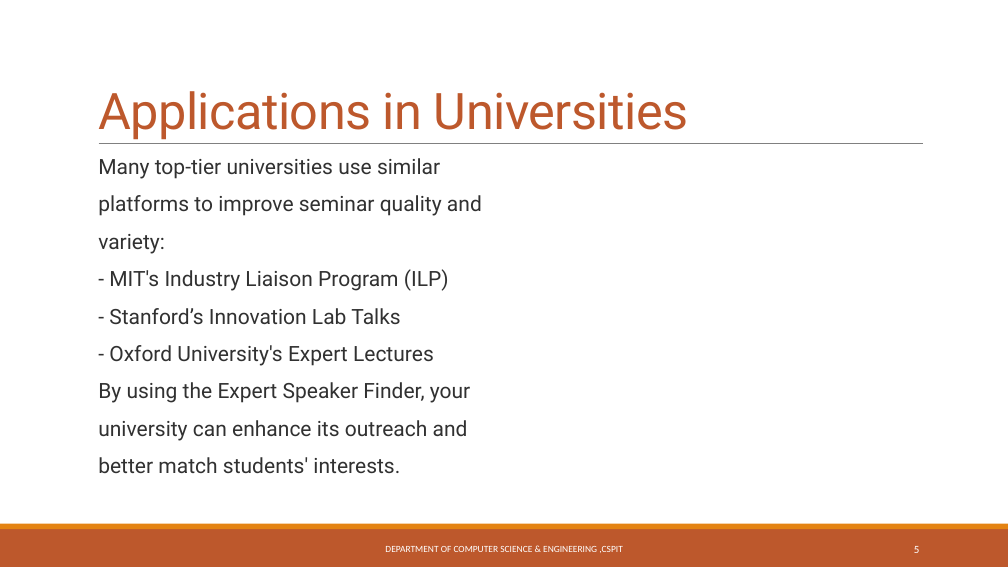
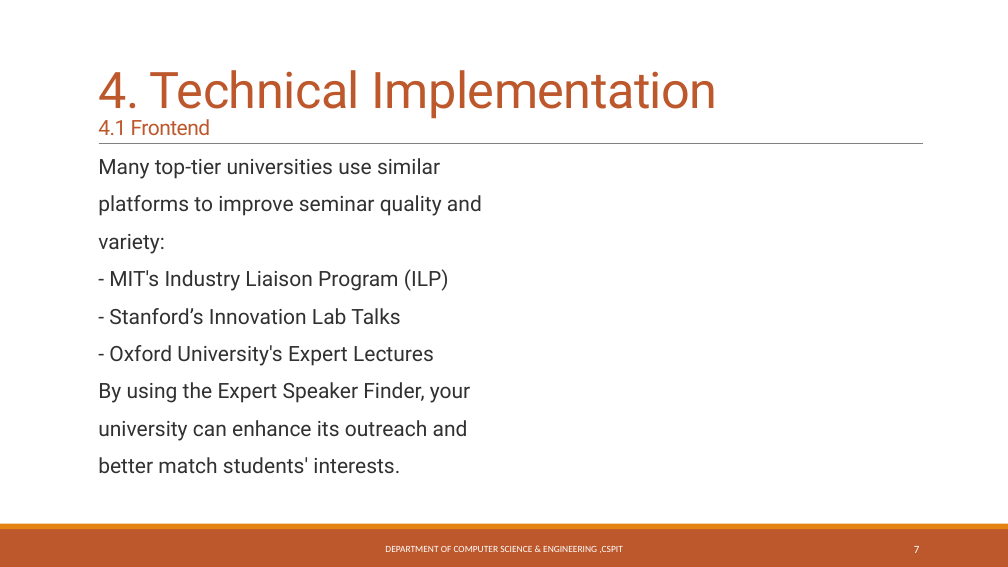
Before and after one commit to DebdootManna/expert-speaker-finder, a slide deck: slide 7 of Expert Speaker Finder.pptx (slide 5 before the commit). Drawn at 1008x567 pixels with LibreOffice and Linux fonts; fonts in the diff are those of the drawing. Boxes give left, top, right and bottom in pixels: in the first picture for what was removed or moved away, otherwise in the second. Text is boxed around its words. In the diff, an @@ line names an element or a change of style, - is before the commit and + after.

```diff
--- a/Expert Speaker Finder.pptx
+++ b/Expert Speaker Finder.pptx
@@ title at box(98, 70, 718, 135): text changed @@
-Applications in Universities
+4. Technical Implementation
+4.1 Frontend
@@ page number at box(914, 546, 920, 553): text changed @@
-5
+7
```
Also in this commit, not shown: 4 other slides changed, 4 slides added, 1 other file.
